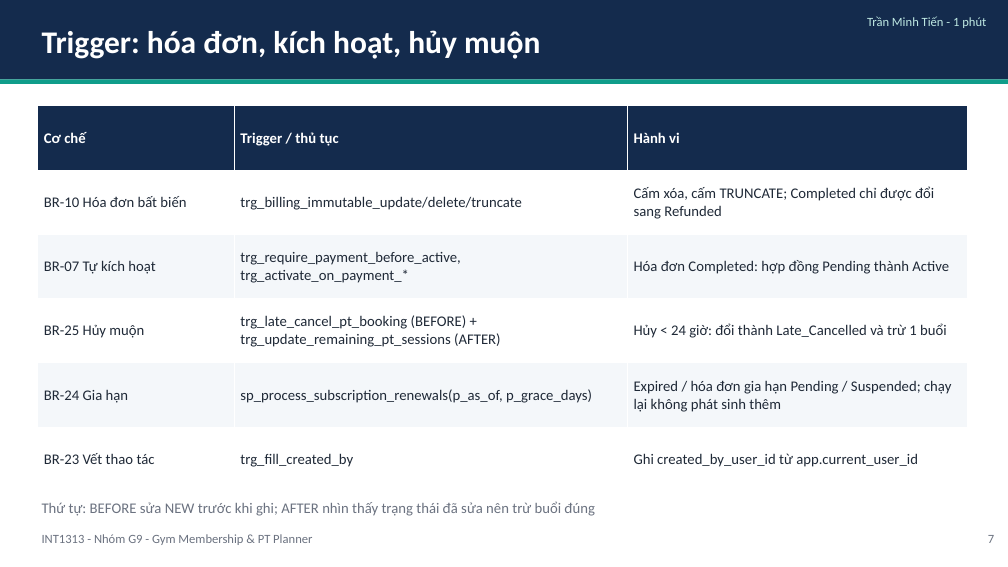
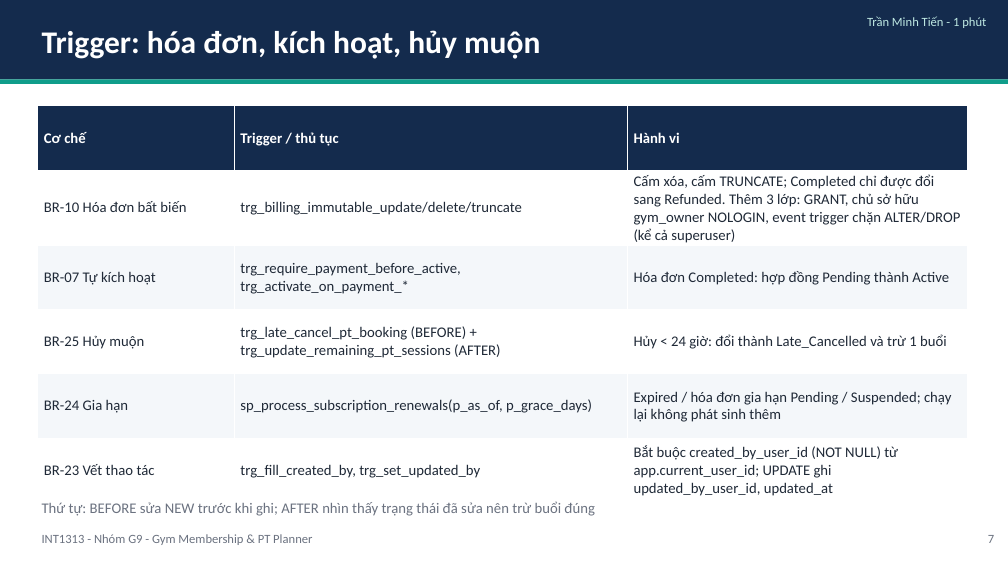
Before and after one commit to TienVN6222/PTIT_INT1313_CSDL_Group9, a slide deck: slide 7 of Phase 4/presentation/deck.pptx. Drawn at 1008x567 pixels with LibreOffice and Linux fonts; fonts in the diff are those of the drawing. Boxes give left, top, right and bottom in pixels: in the first picture for what was removed or moved away, otherwise in the second. Text is boxed around its words. In the diff, an @@ line names an element or a change of style, - is before the commit and + after.

Commit message:
Thực thi đầy đủ BR-23 và gia cố BR-10; đồng bộ tài liệu, báo cáo, slide
- BR-23: created_by_user_id NOT NULL, thêm updated_by_user_id/updated_at;
  trigger trg_set_updated_by; mọi thao tác ghi phải đặt app.current_user_id
  (app qua db_tx, scheduler qua PGOPTIONS, test 05/09)
- BR-10: mọi đối tượng thuộc role NOLOGIN gym_owner; event trigger
  evt_protect_billing_log/_drop chặn ALTER/DROP billing_log và trigger bất biến,
  kể cả superuser (lối thoát bảo trì có chủ đích)
- Kiểm thử: 05 = 109/109, 09 = 61/61, 06 = 8/8
- Cập nhật Phase 1/2 docs, 07_test_results, README, hướng dẫn bảo vệ SQL,
  slide (phân công đề xuất), sơ đồ EER, báo cáo Word/Markdown

```diff
--- a/Phase 4/presentation/deck.pptx
+++ b/Phase 4/presentation/deck.pptx
@@ table at <box>38,106,968,500</box> @@
-row 2, column 3: Cấm xóa, cấm TRUNCATE; Completed chỉ được đổi sang Refunded
+row 2, column 3: Cấm xóa, cấm TRUNCATE; Completed chỉ được đổi sang Refunded. Thêm 3 lớp: GRANT, chủ sở hữu gym_owner NOLOGIN, event trigger chặn ALTER/DROP (kể cả superuser)
-row 6, column 2: trg_fill_created_by
+row 6, column 2: trg_fill_created_by, trg_set_updated_by
-row 6, column 3: Ghi created_by_user_id từ app.current_user_id
+row 6, column 3: Bắt buộc created_by_user_id (NOT NULL) từ app.current_user_id; UPDATE ghi updated_by_user_id, updated_at
```
Also in this commit, not shown: 4 other slides changed, 32 other files.
